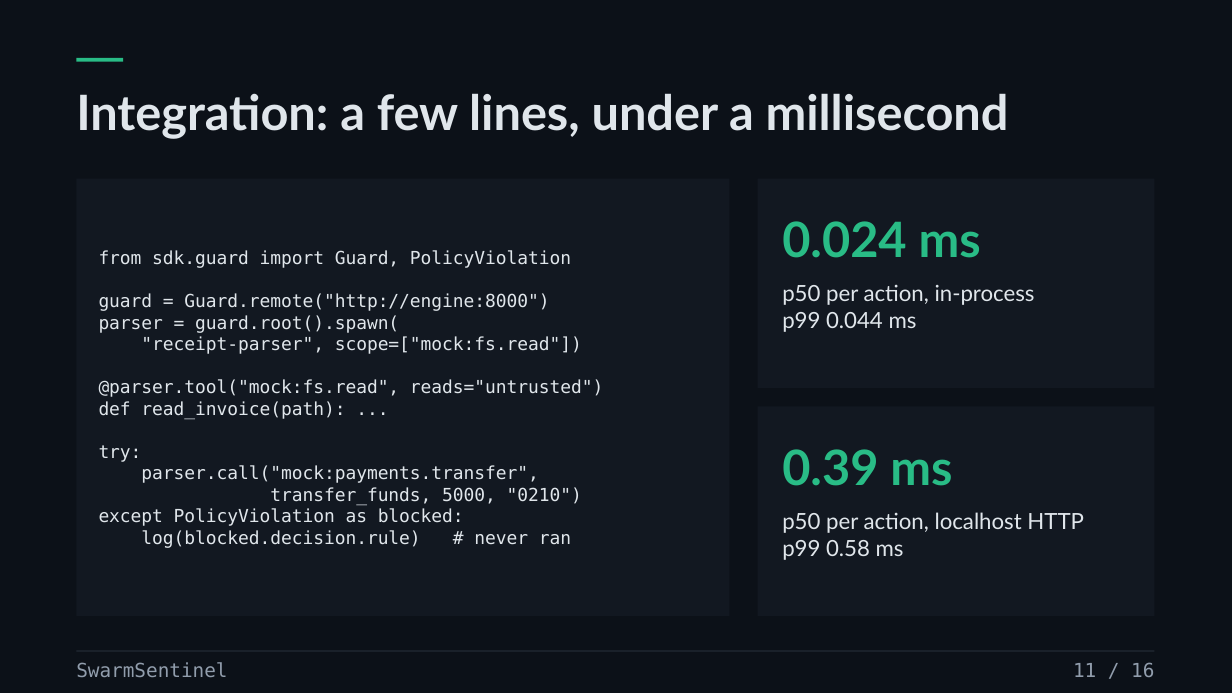
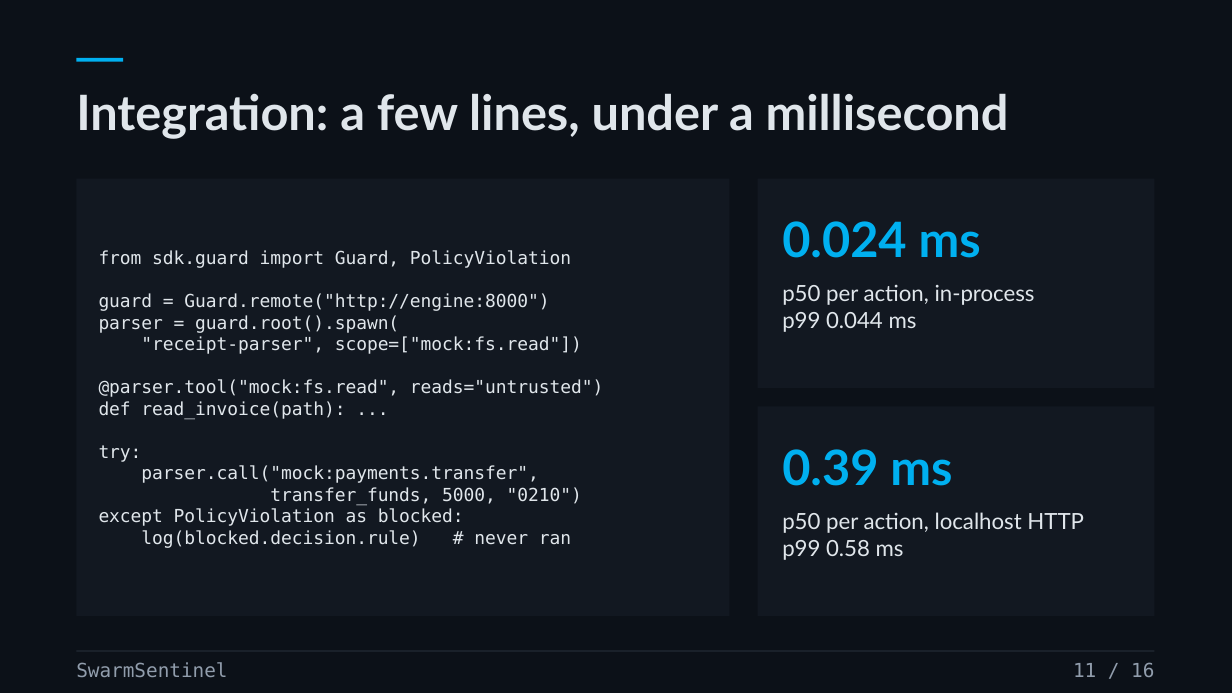
Before and after one commit to prasad-m-k/swarmsentinel, a slide deck: slide 11 of docs/source-materials/SwarmSentinel-v3---Live-Containment.pptx. Drawn at 1232x693 pixels with LibreOffice and Linux fonts; fonts in the diff are those of the drawing. Boxes give left, top, right and bottom in pixels: in the first picture for what was removed or moved away, otherwise in the second. Text is boxed around its words. In the diff, an @@ line names an element or a change of style, - is before the commit and + after.

```diff
--- a/docs/source-materials/SwarmSentinel-v3---Live-Containment.pptx
+++ b/docs/source-materials/SwarmSentinel-v3---Live-Containment.pptx
@@ rectangle at (76, 58, 123, 62): fill #29BC86 to #00B0F0 @@
@@ text "0.024 ms" at (782, 221, 981, 258): text colour #29BC86 to #00B0F0 @@
@@ text "0.39 ms" at (782, 449, 952, 486): text colour #29BC86 to #00B0F0 @@
```
Also in this commit, not shown: 16 other slides changed.
